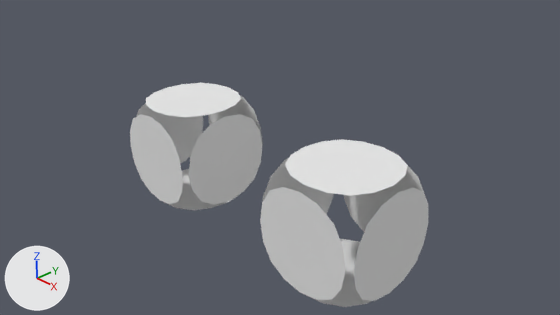
The Blender file tips/basic_model_converting/sample_basic_model.blend: old version first, new version second.
Camera for both pictures: the file's camera 'Camera'. The lights are fixed; the arrows at lower left show +X, +Y and +Z.
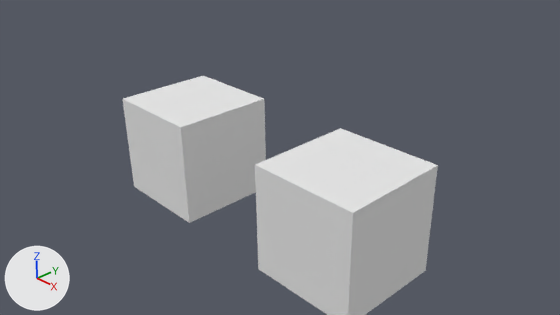
Location of each change, (x1, y1, x2, y2) in pixels of the pictures (560 x 315 px):
'Cube.001', moved, modifiers changed
    before: (130, 83, 263, 210)
    after: (255, 128, 438, 315)
'Cube', moved, modifiers changed
    before: (260, 139, 428, 307)
    after: (123, 76, 266, 223)

The edits, one by one:
Object 'Cube.001' (ob_cube_001) loses its SUBSURF modifier named 'Subsurf'.
Object 'Cube.001' (ob_cube_001) moves from (-2.02, 0.02, 0.0) to (2.0, 0.0, 0.0).
Object 'Cube' (ob_cube) loses its SUBSURF modifier named 'Subsurf'.
Object 'Cube' (ob_cube) moves from (2.0, 0.0, 0.0) to (-2.02, 0.02, 0.0).
